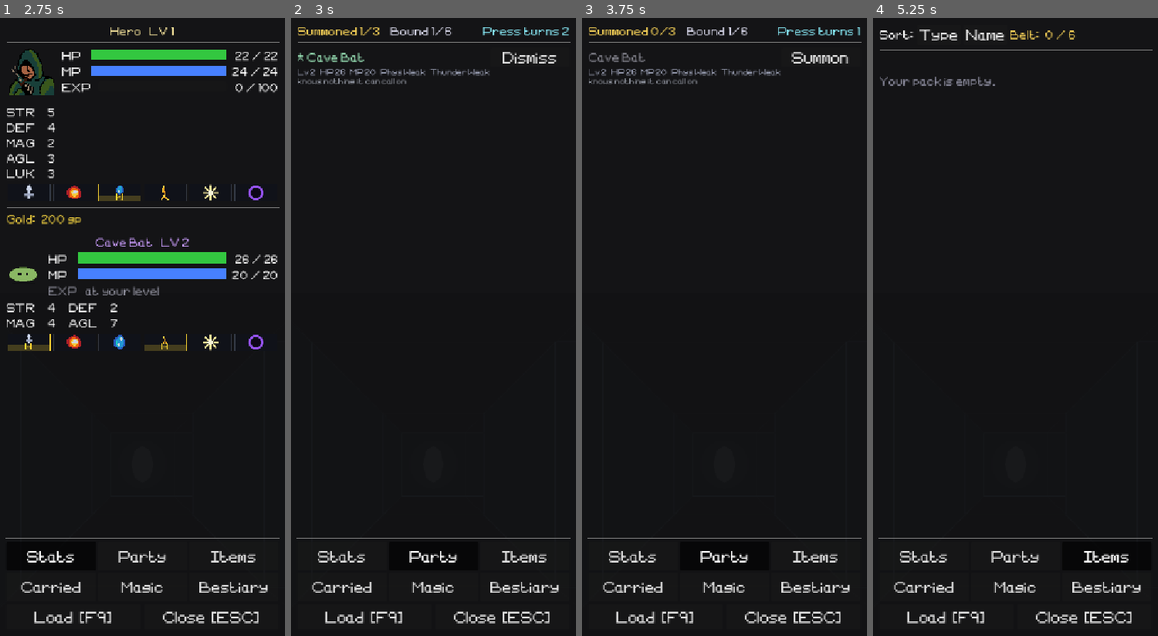
Above: before the commit, frames 1-4 (left to right).
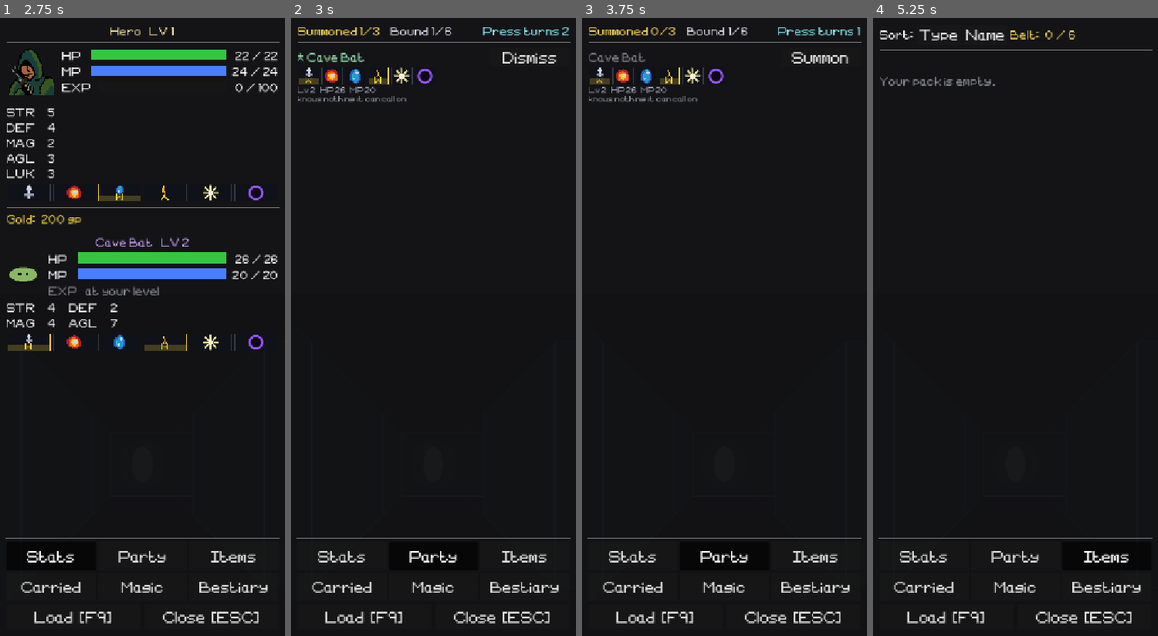
Above: after the commit, the same moments.

Repository: tausiftt5238/four-dragons-deep
Game: Godot game, scene res://scenes/title.tscn
Same seed, same stepped clock (60 frames per second), same inputs: the game is played once before the commit and once after it.
Inputs:
- Up to frame 1 (2.75 s): click "NEW GAME" at 0.5 s; click "Menu" at 1.25 s; click "Stats" at 2 s
- Up to frame 2 (3 s): click "Party" at 2.75 s
- Up to frame 3 (3.75 s): click "Dismiss" at 3.5 s
- Up to frame 4 (5.25 s): click "Summon" at 4.25 s; click "Items" at 5 s

Frame 1 is identical in both runs. In frame 2, 1.1% of the frame differs, in the area x 2-70%, y 8-14%; in frame 3, 1.1%; in frame 4, nothing differs.

Commit message:
party and bestiary rows show the icon affinity chart
SlotList.add_entry takes an optional extra line under the title; a row that
carries one is taller by exactly that line so its description keeps its room.
AffinityChart.compact sizes the chart for a list row.

- Party: each bound demon's chart replaces the "Phys Weak ..." text.
- Bestiary: an analyzed demon shows its chart; an unread one says so on the
  same line, so a row of quiet icons never reads as "no affinities".

Co-Authored-By: Claude Opus 5.5 <noreply@anthropic.com>
Claude-Session: https://claude.ai/code/session_01ELZ4VLfjEDYgo7tACjR4Rw

Diff:
--- a/scripts/ui/affinity_chart.gd
+++ b/scripts/ui/affinity_chart.gd
@@ -27,6 +27,8 @@
 # and the icon lost: you could see the demon was weak to SOMETHING without
 # being able to tell to what, which is the only thing the chart is for.
 const ROW_HEIGHT: float = 34.0
+# Six boxes a little wider than tall, when the chart sits inside a list row.
+const ROW_WIDTH: float = 264.0
 
 var foe: CharacterSheet = null
 # element -> state, read instead of `foe` when set. A menu builds a bound demon
@@ -39,6 +41,14 @@
 	var chart: AffinityChart = AffinityChart.new()
 	for element: String in SLOTS:
 		chart.states[element] = sheet.affinity_of(element)
+	return chart
+
+
+# The same, sized to sit inside a list row instead of spanning the page.
+static func compact(sheet: CharacterSheet) -> AffinityChart:
+	var chart: AffinityChart = snapshot(sheet)
+	chart.custom_minimum_size.x = ROW_WIDTH
+	chart.size_flags_horizontal = Control.SIZE_SHRINK_BEGIN
 	return chart
 
 static var _tex: Dictionary = {}
--- a/scripts/ui/menu_tab_bestiary.gd
+++ b/scripts/ui/menu_tab_bestiary.gd
@@ -42,10 +42,20 @@
 	# Everything the bestiary knows, as one wrapped paragraph rather than six
 	# stacked lines of wildly different length.
 	var parts: Array[String] = []
+	# The chart once it has been read; until then the same line says so, so a
+	# row of quiet icons never passes for "no affinities".
+	var chart: Control
 	if _m.player.has_analyzed(enemy_name):
-		parts.append(_chart_text(tmpl))
+		var demon: Enemy = Enemy.make_from_name(enemy_name, 1)
+		chart = AffinityChart.compact(demon)
+		demon.free()
 	else:
-		parts.append("Affinities unread \u2014 analyze it in battle.")
+		var unread: Label = Label.new()
+		unread.text = "Affinities unread \u2014 analyze it in battle."
+		unread.vertical_alignment = VERTICAL_ALIGNMENT_CENTER
+		unread.add_theme_font_size_override("font_size", 11)
+		unread.add_theme_color_override("font_color", Color(0.55, 0.55, 0.62))
+		chart = unread
 	var atk: String = tmpl.get("attack_element", "") as String
 	if atk != "":
 		parts.append("Attacks with %s" % Affinity.element_name(atk))
@@ -72,16 +82,4 @@
 	list.add_entry(enemy_name,
 			Color(0.30, 1.0, 0.55) if bound else Color(0.95, 0.82, 0.45),
 			"   ".join(parts), where, Color(0.60, 0.60, 0.60),
-			[] as Array[Dictionary], icon)
-
-
-# Every element that is not ordinary, written the way the battle log writes it.
-func _chart_text(tmpl: Dictionary) -> String:
-	var demon: Enemy = Enemy.make_from_name(tmpl["name"] as String, 1)
-	var parts: Array[String] = []
-	for element: String in Affinity.ELEMENTS:
-		var state: String = demon.affinity_of(element)
-		if state != Affinity.NORMAL:
-			parts.append("%s %s" % [Affinity.element_name(element), Affinity.label(state)])
-	demon.free()
-	return "no affinities" if parts.is_empty() else "  ".join(parts)
+			[] as Array[Dictionary], icon, chart)
--- a/scripts/ui/menu_tab_party.gd
+++ b/scripts/ui/menu_tab_party.gd
@@ -62,25 +62,26 @@
 	var p: PlayerCharacter = _m.player
 	var active: bool = p.is_active(demon_name)
 	var demon: Enemy = p.bound_demon(demon_name)
-	var about: String = "Lv %d   HP %d   MP %d   %s\n%s" % [
-			demon.lv, demon.max_hp, demon.max_mp, _chart(demon),
-			_skill_text(p, demon_name)]
+	var about: String = "Lv %d   HP %d   MP %d\n%s" % [
+			demon.lv, demon.max_hp, demon.max_mp, _skill_text(p, demon_name)]
+	var chart: AffinityChart = AffinityChart.compact(demon)
 	demon.free()
 
-	list.add("%s%s" % ["* " if active else "", demon_name],
+	list.add_entry("%s%s" % ["* " if active else "", demon_name],
 			Color(0.62, 0.92, 0.74) if active else Color(0.52, 0.52, 0.56),
 			about, "", Color.WHITE,
-			"Dismiss" if active else "Summon",
-			not active and not p.has_free_demon_slot(),
-			func() -> void:
-				if active:
-					p.deactivate_demon(demon_name)
-					_m._set_status("Dismissed %s." % demon_name)
-				elif p.activate_demon(demon_name):
-					_m._set_status("%s will walk in with you." % demon_name)
-				else:
-					_m._set_status("All %d slots are taken." % PlayerCharacter.ACTIVE_SLOTS)
-				_m._refresh())
+			[{text = "Dismiss" if active else "Summon",
+				disabled = not active and not p.has_free_demon_slot(),
+				press = func() -> void:
+					if active:
+						p.deactivate_demon(demon_name)
+						_m._set_status("Dismissed %s." % demon_name)
+					elif p.activate_demon(demon_name):
+						_m._set_status("%s will walk in with you." % demon_name)
+					else:
+						_m._set_status("All %d slots are taken." % PlayerCharacter.ACTIVE_SLOTS)
+					_m._refresh()}] as Array[Dictionary],
+			null, chart)
 
 
 # ── Row pieces ───────────────────────────────────
@@ -99,15 +100,3 @@
 				PlayerCharacter.skill_name(skill)])
 	return "%s   [color=#8b8f99]%d/%d[/color]" % [
 			"  ".join(names), known.size(), PlayerCharacter.DEMON_SKILL_CAP]
-
-
-# Its affinities, written the way the battle log writes them.
-func _chart(demon: Enemy) -> String:
-	var parts: Array[String] = []
-	for element: String in Affinity.ELEMENTS:
-		var state: String = demon.affinity_of(element)
-		if state != Affinity.NORMAL:
-			parts.append("%s %s" % [Affinity.element_name(element), Affinity.label(state)])
-	if parts.is_empty():
-		return "no affinities"
-	return "   ".join(parts)
--- a/scripts/ui/slot_list.gd
+++ b/scripts/ui/slot_list.gd
@@ -25,6 +25,7 @@
 const SLOT_H:     int = 96
 const BTN_W:      int = 150
 const BTN_H:      int = 24     # becomes 36 after the restyle hook
+const EXTRA_H:    int = 34     # one AffinityChart row
 
 var _host:   VBoxContainer
 var _slots:  Array[MarginContainer] = []
@@ -70,11 +71,15 @@
 # they share the width the single-button case gives to one.
 func add_entry(title: String, title_color: Color, detail: String,
 		value: String, value_color: Color, actions: Array[Dictionary],
-		icon: Texture2D = null) -> bool:
+		icon: Texture2D = null, extra: Control = null) -> bool:
 	if _filled >= _count:
 		return false
 	var slot: MarginContainer = _slots[_filled]
 	_filled += 1
+	# A row that carries an extra line (an affinity chart) is taller by exactly
+	# that line, so the description keeps the room it always had.
+	if extra != null:
+		slot.custom_minimum_size.y = SLOT_H + EXTRA_H
 
 	var outer: HBoxContainer = HBoxContainer.new()
 	outer.add_theme_constant_override("separation", 8)
@@ -133,6 +138,10 @@
 			btn.pressed.connect(act["press"] as Callable)
 		head.add_child(btn)
 
+	if extra != null:
+		extra.custom_minimum_size.y = EXTRA_H
+		col.add_child(extra)
+
 	# BBCode rather than a plain Label so a row can colour part of its line —
 	# a shop row marks each stat green or red against what is already worn.
 	# fit_content stays off and scrolling is disabled: the slot's own height is
